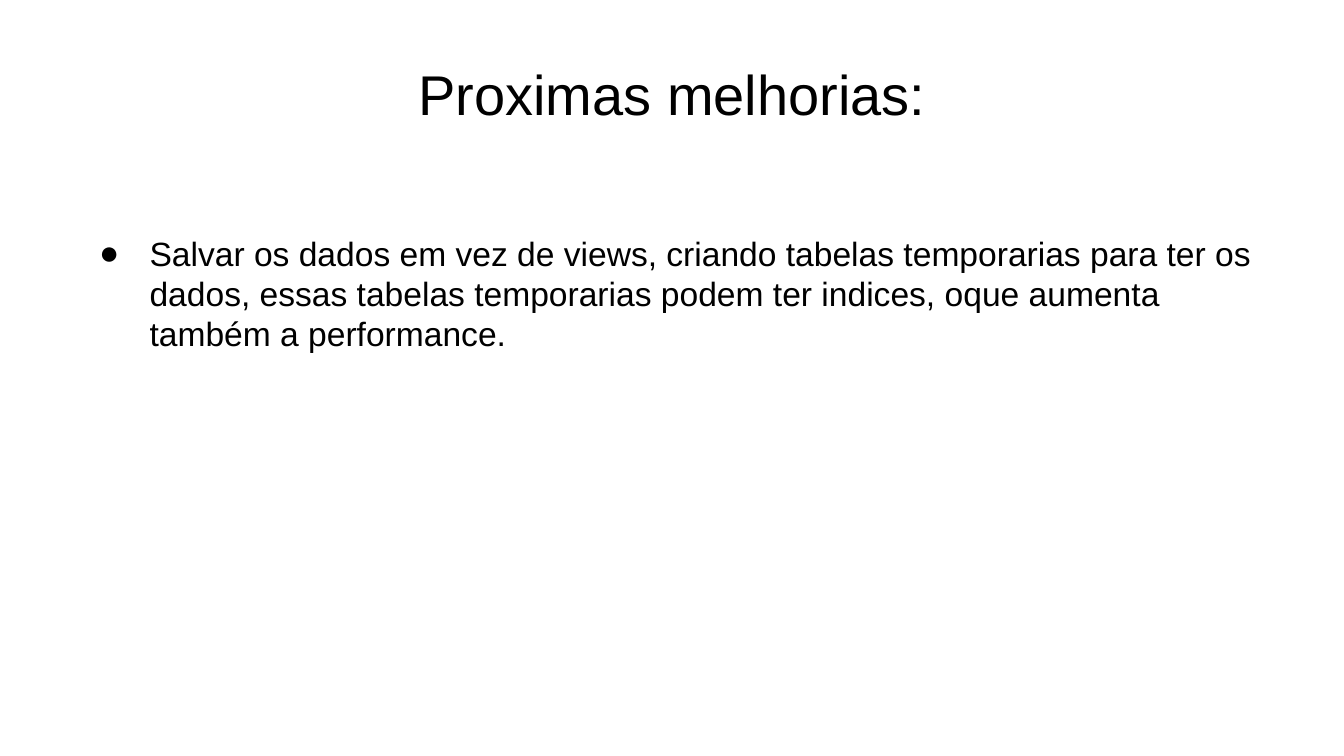
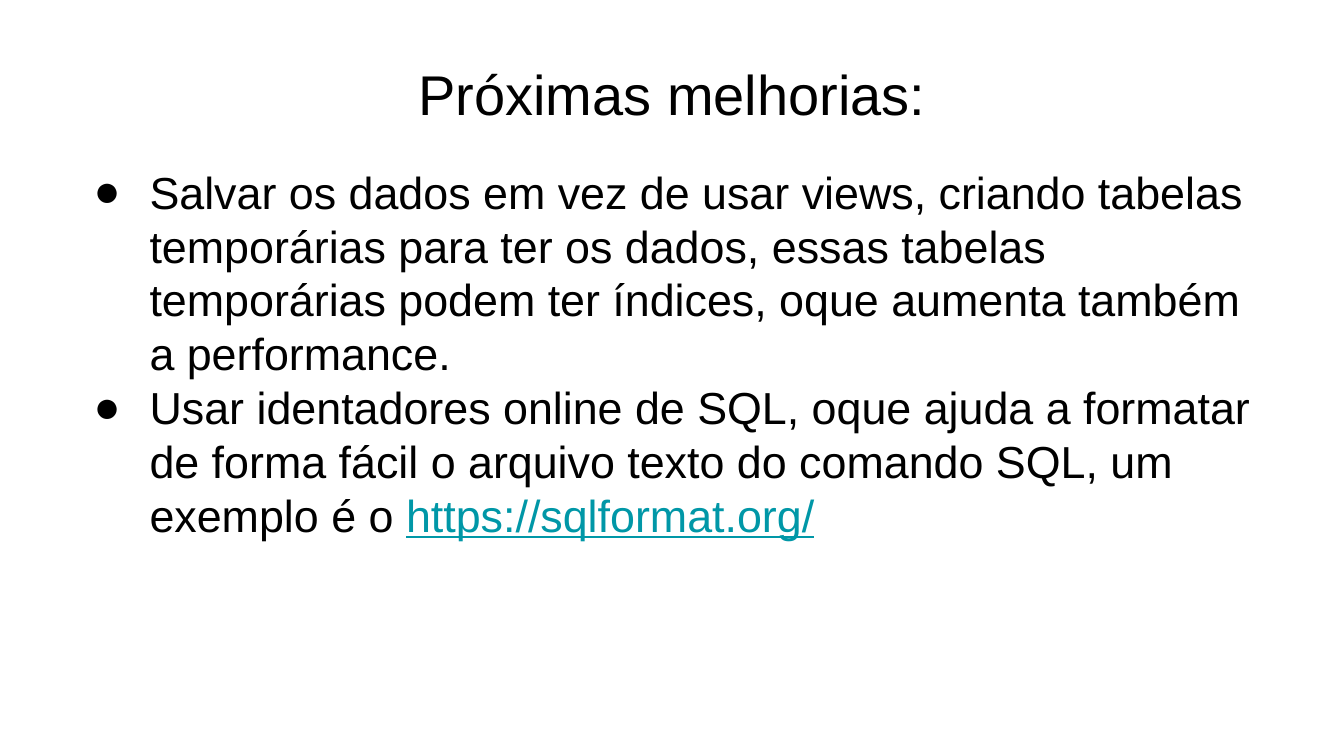
Before and after one commit to gbencke/ZenDoSQL, a slide deck: slide 24 of Zen Do SQL.pptx. Drawn at 1344x756 pixels with LibreOffice and Linux fonts; fonts in the diff are those of the drawing. Boxes give left, top, right and bottom in pixels: in the first picture for what was removed or moved away, otherwise in the second. Text is boxed around its words. In the diff, an @@ line names an element or a change of style, - is before the commit and + after.

```diff
--- a/Zen Do SQL.pptx
+++ b/Zen Do SQL.pptx
@@ title at bbox=[418, 73, 925, 116]: text changed @@
-Proximas melhorias:
+Próximas melhorias:
@@ text at bbox=[150, 176, 1250, 540]: text changed; size 18 to 24 pt @@
-● Salvar os dados em vez de views, criando tabelas temporarias para ter os dados, essas tabelas temporarias podem ter indices, oque aumenta também a performance.
+● Salvar os dados em vez de usar views, criando tabelas temporárias para ter os dados, essas tabelas temporárias podem ter índices, oque aumenta também a performance.
+● Usar identadores online de SQL, oque ajuda a formatar de forma fácil o arquivo texto do comando SQL, um exemplo é o https://sqlformat.org/
```
Also in this commit, not shown: 10 other slides changed, 1 other file.
